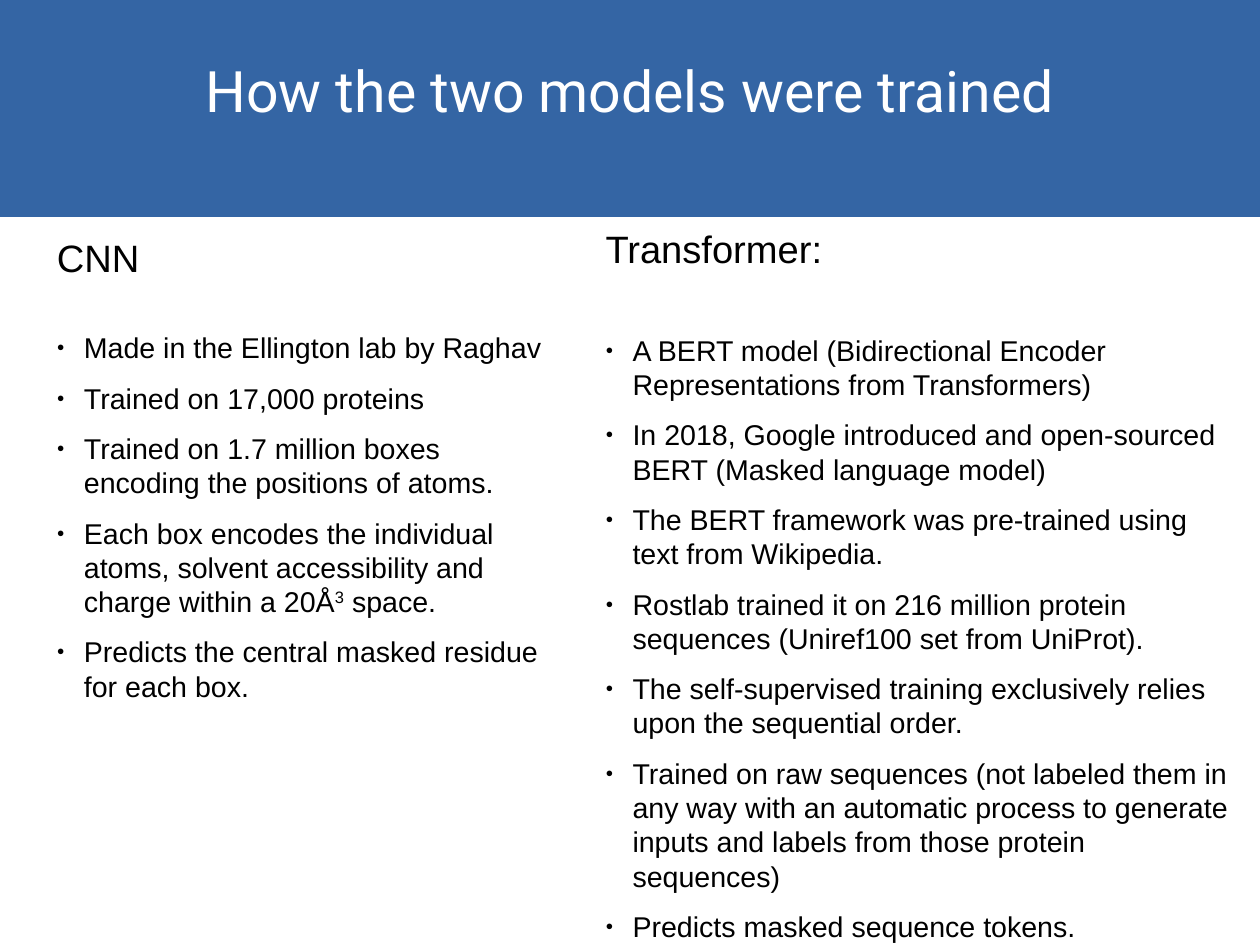
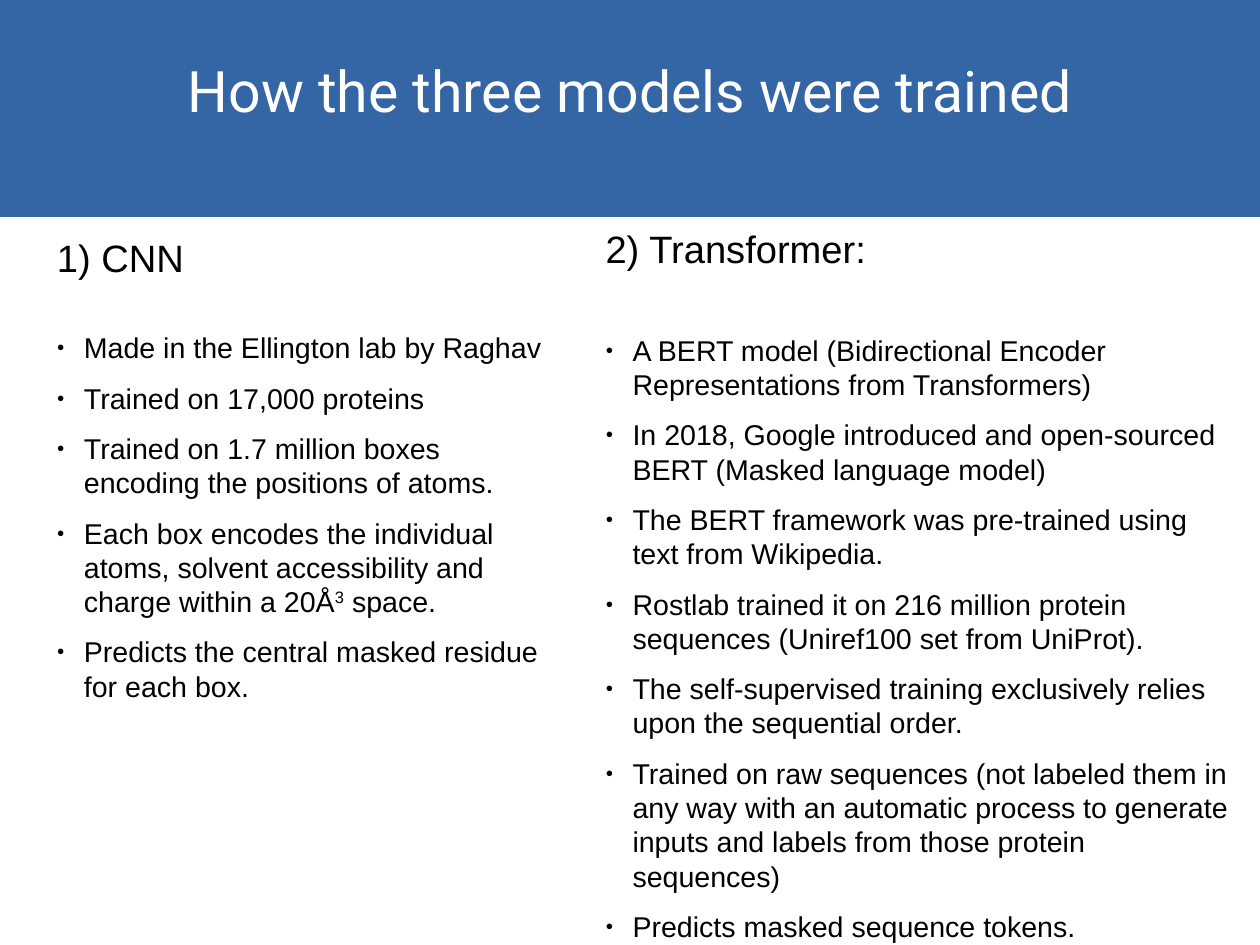
Before and after one commit to akulikova64/BERT_CNN_comparison, a slide deck: slide 2 of analysis/present_12_16_21.odp. Drawn at 1260x945 pixels with LibreOffice and Linux fonts; fonts in the diff are those of the drawing. Boxes give left, top, right and bottom in pixels: in the first picture for what was removed or moved away, otherwise in the second. Text is boxed around its words. In the diff, an @@ line names an element or a change of style, - is before the commit and + after.

```diff
--- a/analysis/present_12_16_21.odp
+++ b/analysis/present_12_16_21.odp
@@ text in rectangle at (188, 69, 1072, 113): text changed @@
-How the two models were trained
+How the three models were trained
@@ text at (606, 235, 866, 271): text changed @@
-Transformer:
+2) Transformer:
@@ text at (57, 244, 184, 280): text changed @@
-CNN
+1) CNN
```
Also in this commit, not shown: 9 other slides changed, 8 slides added, 3 slides removed, 4 other files.
